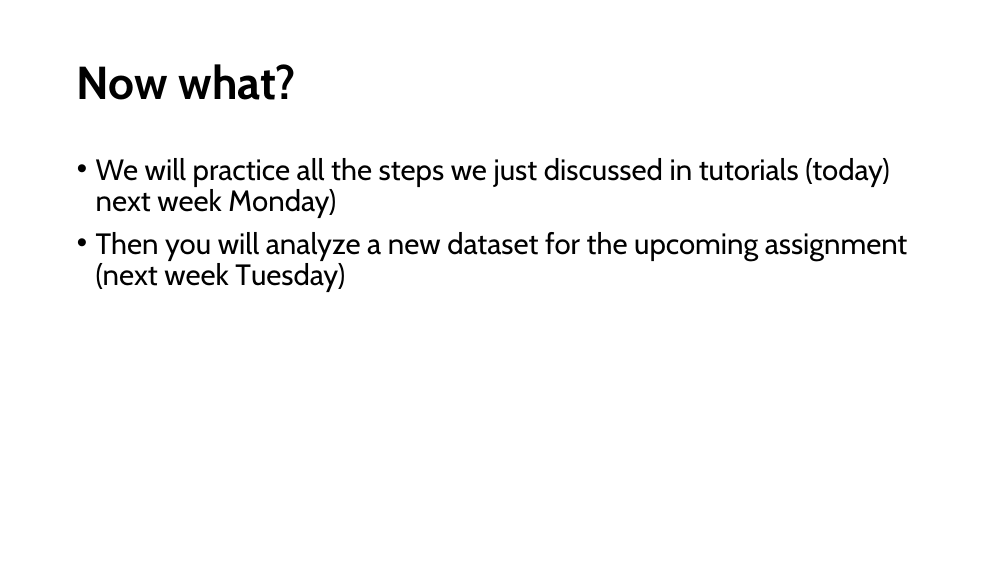
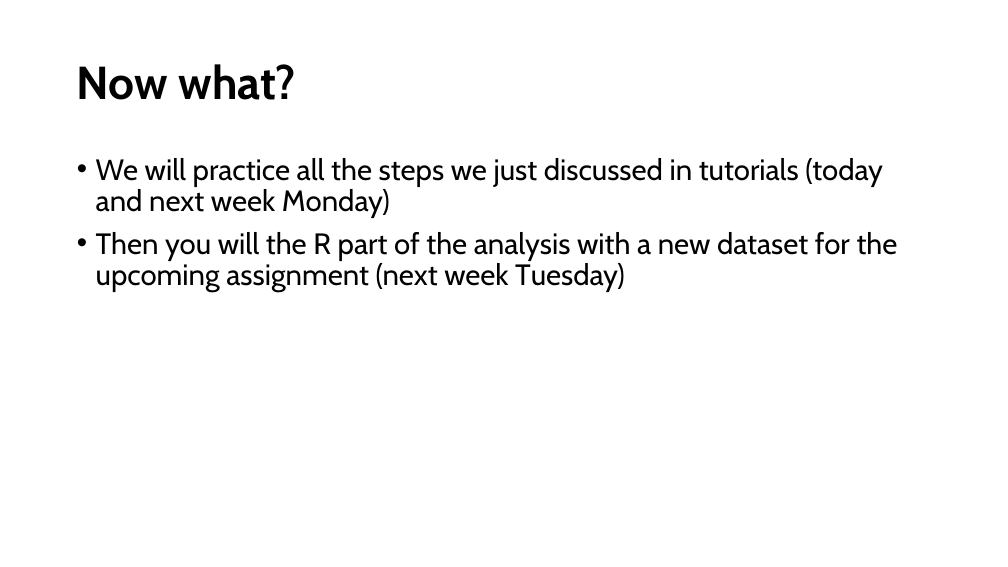
Before and after one commit to mishapaauw/molecular-data-analysis, a slide deck: slide 39 of lectures/2_RNA_seq.pptx (slide 38 before the commit). Drawn at 1008x567 pixels with LibreOffice and Linux fonts; fonts in the diff are those of the drawing. Boxes give left, top, right and bottom in pixels: in the first picture for what was removed or moved away, otherwise in the second. Text is boxed around its words. In the diff, an @@ line names an element or a change of style, - is before the commit and + after.

```diff
--- a/lectures/2_RNA_seq.pptx
+++ b/lectures/2_RNA_seq.pptx
@@ text at [96,158,898,293]: text changed @@
-• We will practice all the steps we just discussed in tutorials (today) next week Monday)
-• Then you will analyze a new dataset for the upcoming assignment (next week Tuesday)
+• We will practice all the steps we just discussed in tutorials (today and next week Monday)
+• Then you will the R part of the analysis with a new dataset for the upcoming assignment (next week Tuesday)
```
Also in this commit, not shown: 1 other slide changed, 1 slide added, 11 other files.
